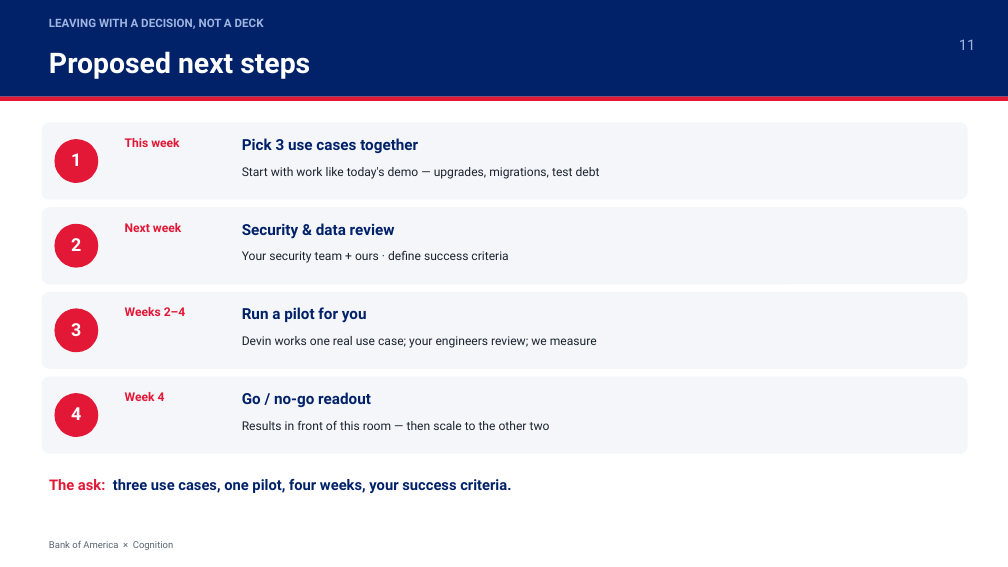
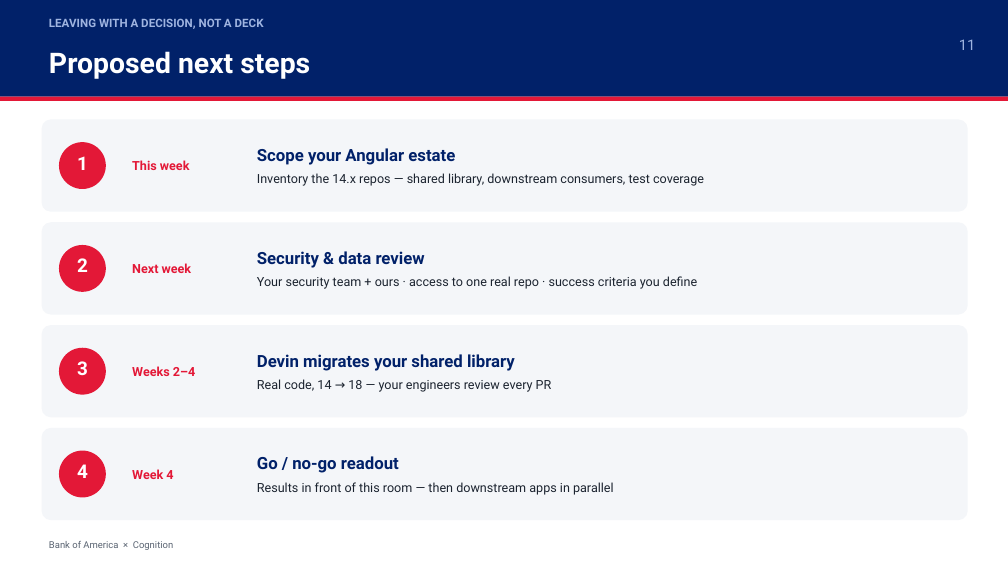
Before and after one commit to torrancefredell/bofa-demo, a slide deck: slide 11 of presentation/BofA_x_Cognition_Devin_Demo.pptx. Drawn at 1008x567 pixels with LibreOffice and Linux fonts; fonts in the diff are those of the drawing. Boxes give left, top, right and bottom in pixels: in the first picture for what was removed or moved away, otherwise in the second. Text is boxed around its words. In the diff, an @@ line names an element or a change of style, - is before the commit and + after.

```diff
--- a/presentation/BofA_x_Cognition_Devin_Demo.pptx
+++ b/presentation/BofA_x_Cognition_Devin_Demo.pptx
@@ rounded rectangle: place and size @@
-rounded rectangle at <box>42,123,968,200</box>
+rounded rectangle at <box>42,119,968,212</box>
@@ text "This week": place and size @@
-text "This week" at <box>125,138,179,147</box>
+text "This week" at <box>132,160,190,170</box>
@@ ellipse: place and size @@
-ellipse at <box>54,139,98,183</box>
+ellipse at <box>59,142,106,189</box>
@@ text at <box>257,148,704,186</box>: text changed; size 14.5 to 12 pt; text colour #012169 to #1C2430; bold off @@
-Pick 3 use cases together
+Scope your Angular estate
+Inventory the 14.x repos — shared library, downstream consumers, test coverage
@@ text removed at <box>242,167,600,179</box> @@
-Start with work like today's demo — upgrades, migrations, test debt
@@ rounded rectangle: place and size @@
-rounded rectangle at <box>42,207,968,284</box>
+rounded rectangle at <box>42,222,968,315</box>
@@ text "Next week": place and size @@
-text "Next week" at <box>125,223,181,232</box>
+text "Next week" at <box>132,263,192,273</box>
@@ text removed at <box>242,223,395,239</box> @@
-Security & data review
@@ text "2": place and size @@
-text "2" at <box>71,238,81,251</box>
+text "2" at <box>77,258,88,272</box>
@@ ellipse: place and size @@
-ellipse at <box>54,224,98,268</box>
+ellipse at <box>59,245,106,292</box>
@@ text at <box>257,251,697,289</box>: text changed; size 11.5 to 12 pt @@
-Your security team + ours · define success criteria
+Security & data review
+Your security team + ours · access to one real repo · success criteria you define
@@ rounded rectangle: place and size @@
-rounded rectangle at <box>42,292,968,369</box>
+rounded rectangle at <box>42,325,968,417</box>
@@ text "Weeks 2–4": place and size @@
-text "Weeks 2–4" at <box>125,307,185,316</box>
+text "Weeks 2–4" at <box>132,366,195,376</box>
@@ text removed at <box>242,307,367,323</box> @@
-Run a pilot for you
@@ vertical alignment top to middle in 4 elements at <box>257,251,697,289</box>, <box>257,148,704,186</box>, <box>257,456,614,495</box>, <box>257,354,552,392</box> @@
@@ text "3": place and size @@
-text "3" at <box>71,323,81,336</box>
+text "3" at <box>77,361,88,375</box>
@@ ellipse: place and size @@
-ellipse at <box>54,309,98,352</box>
+ellipse at <box>59,348,106,395</box>
@@ text at <box>257,354,552,392</box>: text changed; size 11.5 to 12 pt @@
-Devin works one real use case; your engineers review; we measure
+Devin migrates your shared library
+Real code, 14 → 18 — your engineers review every PR
@@ text removed at <box>242,392,371,407</box> @@
-Go / no-go readout
@@ rounded rectangle: place and size @@
-rounded rectangle at <box>42,377,968,454</box>
+rounded rectangle at <box>42,428,968,520</box>
@@ size 11.5 to 12 pt; vertical alignment top to middle in 4 elements at <box>132,160,190,170</box>, <box>132,263,192,273</box>, <box>132,366,195,376</box>, <box>132,469,173,479</box> @@
@@ text "Week 4": place and size @@
-text "Week 4" at <box>125,392,165,401</box>
+text "Week 4" at <box>132,469,173,479</box>
@@ text removed at <box>49,479,511,493</box> @@
-The ask: three use cases, one pilot, four weeks, your success criteria.
@@ size 17 to 18 pt in 4 elements at <box>77,156,88,170</box>, <box>77,258,88,272</box>, <box>77,361,88,375</box>, <box>77,464,88,478</box> @@
@@ text "4": place and size @@
-text "4" at <box>71,407,81,420</box>
+text "4" at <box>77,464,88,478</box>
@@ ellipse: place and size @@
-ellipse at <box>54,393,98,437</box>
+ellipse at <box>59,451,106,498</box>
@@ text at <box>257,456,614,495</box>: text changed; size 11.5 to 12 pt @@
-Results in front of this room — then scale to the other two
+Go / no-go readout
+Results in front of this room — then downstream apps in parallel
```
Also in this commit, not shown: 1 other file.
